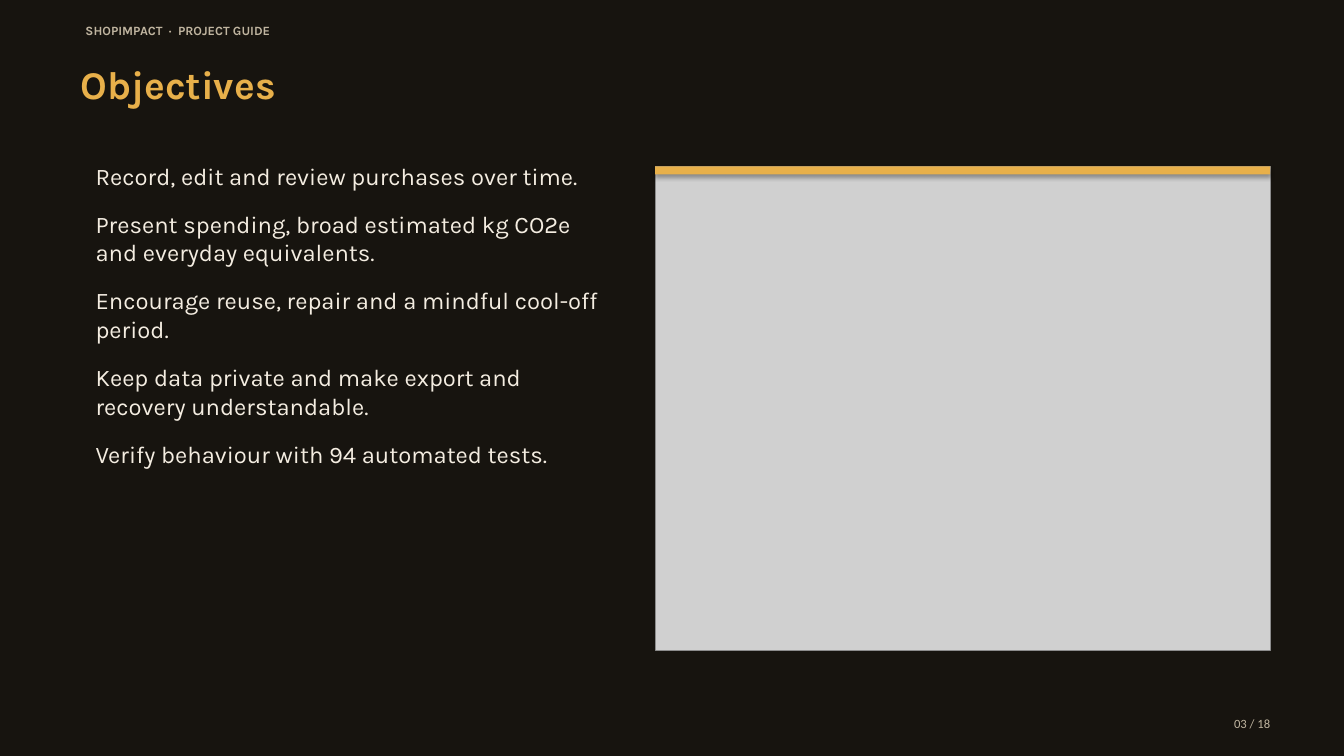
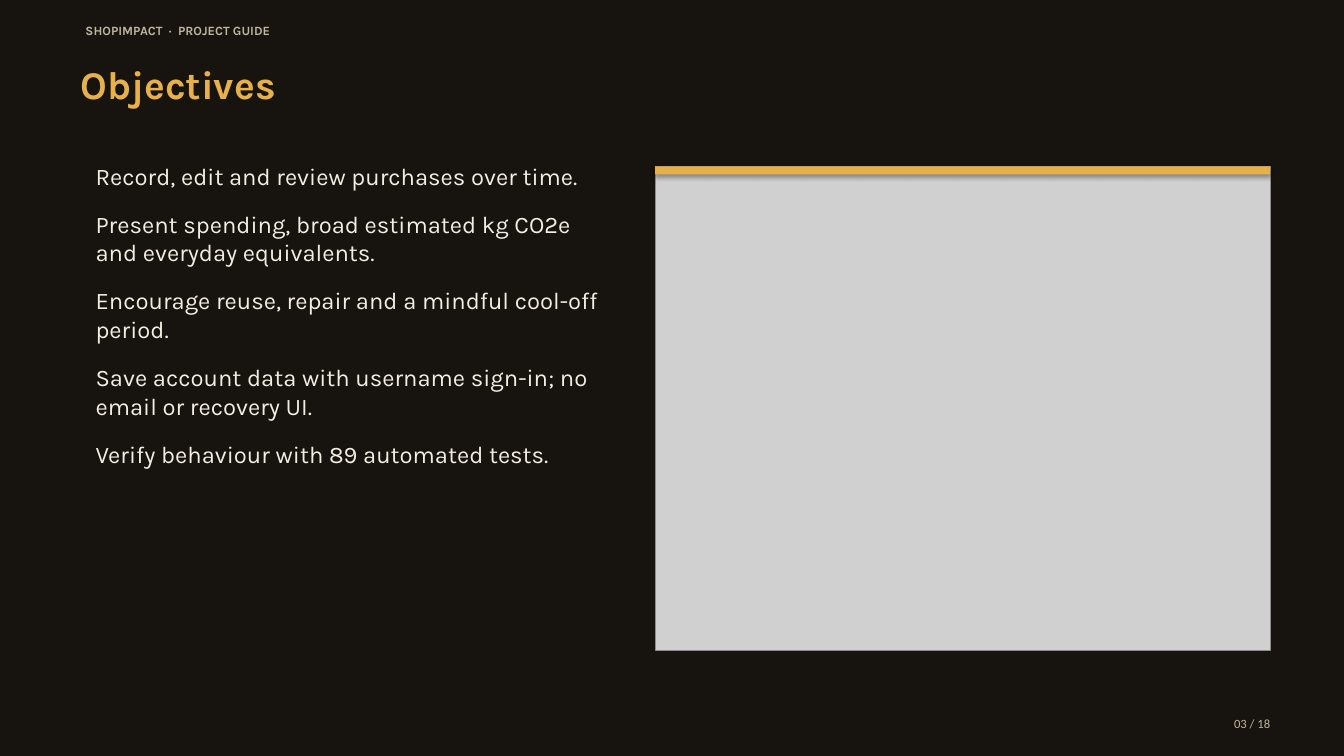
Before and after one commit to kavin-beep/IDAI102_1000527_ShopImpactAI_Kavin-K, a slide deck: slide 3 of output/presentation/ShopImpact_Vibrant_Deck.pptx. Drawn at 1344x756 pixels with LibreOffice and Linux fonts; fonts in the diff are those of the drawing; grey boxes stand for pictures. Boxes give left, top, right and bottom in pixels: in the first picture for what was removed or moved away, otherwise in the second. Text is boxed around its words. In the diff, an @@ line names an element or a change of style, - is before the commit and + after.

```diff
--- a/output/presentation/ShopImpact_Vibrant_Deck.pptx
+++ b/output/presentation/ShopImpact_Vibrant_Deck.pptx
@@ text at (96, 369, 587, 469): text changed @@
-Keep data private and make export and recovery understandable.
-Verify behaviour with 94 automated tests.
+Save account data with username sign-in; no email or recovery UI.
+Verify behaviour with 89 automated tests.
```
Also in this commit, not shown: 8 other slides changed, 1 slide added, 1 slide removed, 13 other files.
